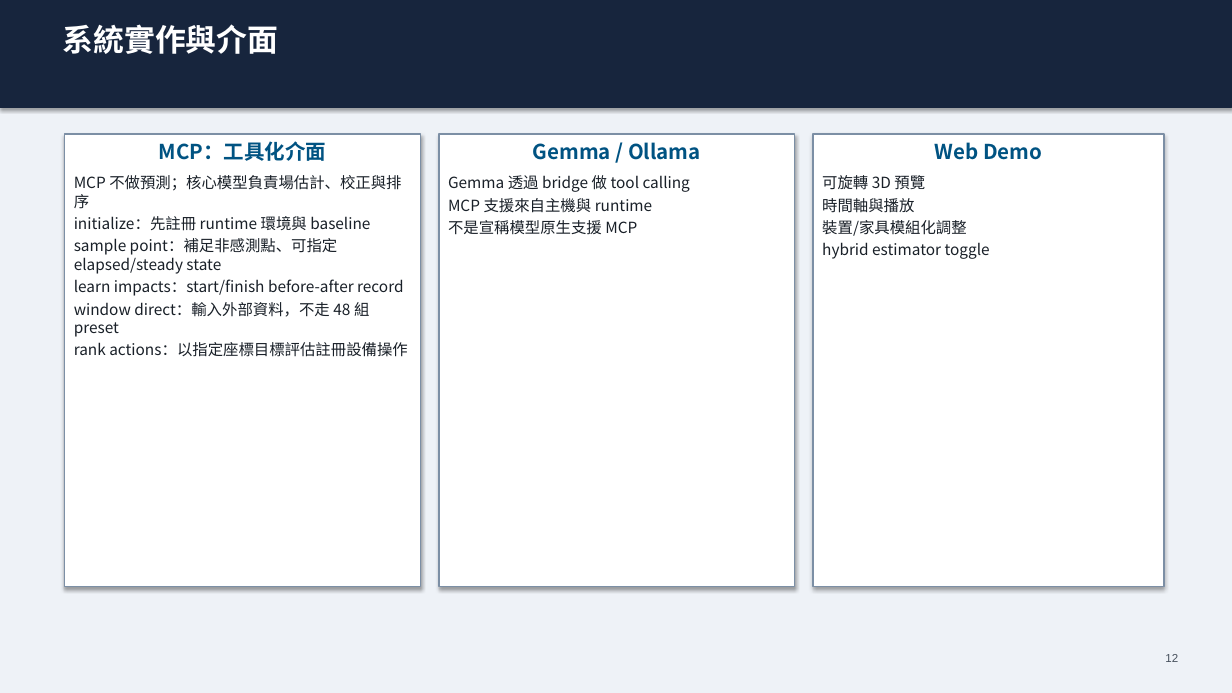
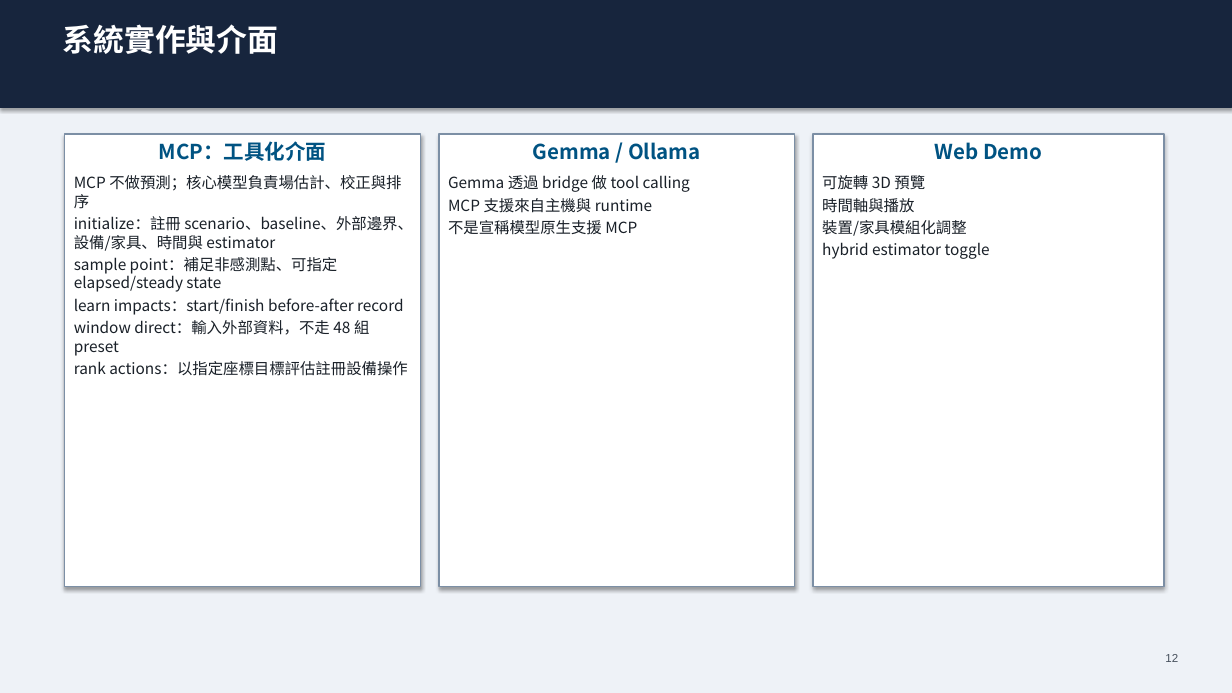
Before and after one commit to Yunitrish006006/A-Spatial-Digital-Twin-Prototype-for-Indoor-Spaces-with-Environmental-Factors, a slide deck: slide 12 of docs/papers/thesis/thesis_presentation_zh_30min.pptx. Drawn at 1232x693 pixels with LibreOffice and Linux fonts; fonts in the diff are those of the drawing. Boxes give left, top, right and bottom in pixels: in the first picture for what was removed or moved away, otherwise in the second. Text is boxed around its words. In the diff, an @@ line names an element or a change of style, - is before the commit and + after.

```diff
--- a/docs/papers/thesis/thesis_presentation_zh_30min.pptx
+++ b/docs/papers/thesis/thesis_presentation_zh_30min.pptx
@@ text in rectangle at <box>74,216,413,251</box>: text changed @@
-initialize：先註冊 runtime 環境與 baseline
+initialize：註冊 scenario、baseline、外部邊界、設備/家具、時間與 estimator
```
Also in this commit, not shown: 1 slide added, 1 slide removed, 25 other files.
